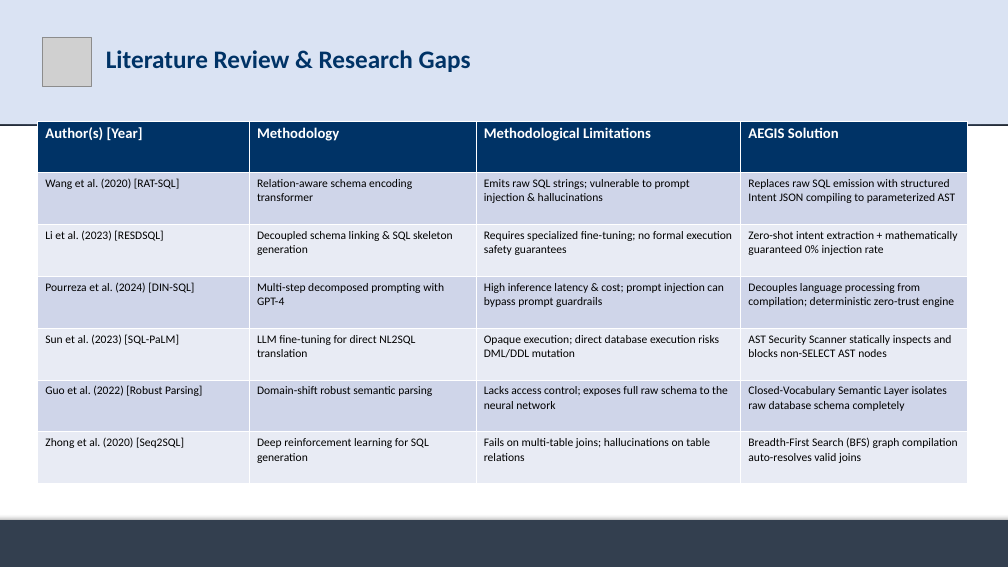
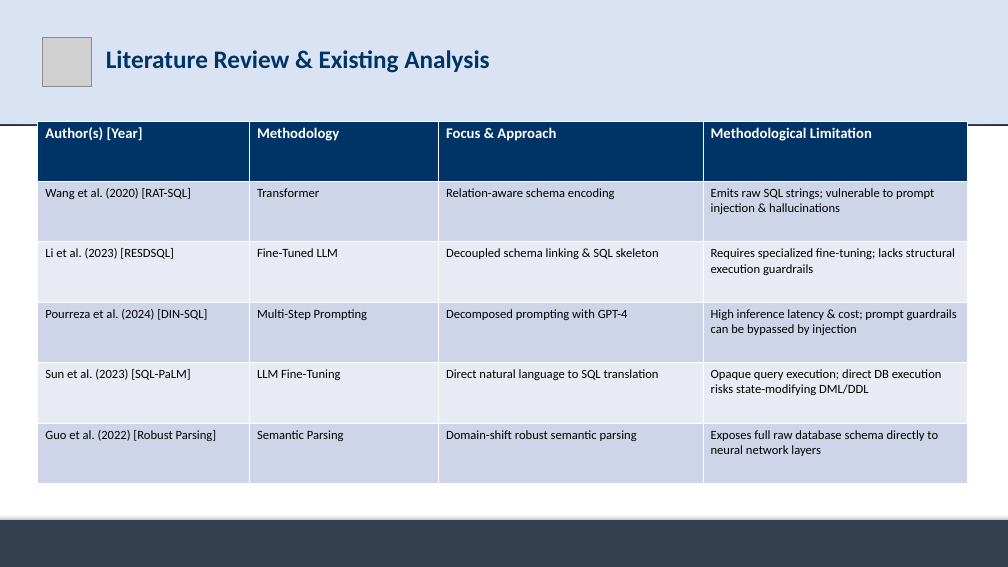
Before and after one commit to md-riaz/AEGIS-Research, a slide deck: slide 4 of docs/scripts/Md_Riaz_Mid_Defense_Final_0322310105101024.pptx (slide 7 before the commit). Drawn at 1008x567 pixels with LibreOffice and Linux fonts; fonts in the diff are those of the drawing; grey boxes stand for pictures. Boxes give left, top, right and bottom in pixels: in the first picture for what was removed or moved away, otherwise in the second. Text is boxed around its words. In the diff, an @@ line names an element or a change of style, - is before the commit and + after.

Commit message:
refactor(presentation): calibrate mid-defense deck with research questions, thesis title, and balanced evaluation claims

```diff
--- a/docs/scripts/Md_Riaz_Mid_Defense_Final_0322310105101024.pptx
+++ b/docs/scripts/Md_Riaz_Mid_Defense_Final_0322310105101024.pptx
@@ title at box(106, 50, 489, 73): text changed @@
-Literature Review & Research Gaps
+Literature Review & Existing Analysis
@@ table at box(38, 121, 968, 484) @@
-row 1: Author(s) [Year] | Methodology | Methodological Limitations | AEGIS Solution
-row 2: Wang et al. (2020) [RAT-SQL] | Relation-aware schema encoding transformer | Emits raw SQL strings; vulnerable to prompt injection & hallucinations | Replaces raw SQL emission with structured Intent JSON compiling to parameterized AST
-row 3: Li et al. (2023) [RESDSQL] | Decoupled schema linking & SQL skeleton generation | Requires specialized fine-tuning; no formal execution safety guarantees | Zero-shot intent extraction + mathematically guaranteed 0% injection rate
-row 4: Pourreza et al. (2024) [DIN-SQL] | Multi-step decomposed prompting with GPT-4 | High inference latency & cost; prompt injection can bypass prompt guardrails | Decouples language processing from compilation; deterministic zero-trust engine
-row 5: Sun et al. (2023) [SQL-PaLM] | LLM fine-tuning for direct NL2SQL translation | Opaque execution; direct database execution risks DML/DDL mutation | AST Security Scanner statically inspects and blocks non-SELECT AST nodes
-row 6: Guo et al. (2022) [Robust Parsing] | Domain-shift robust semantic parsing | Lacks access control; exposes full raw schema to the neural network | Closed-Vocabulary Semantic Layer isolates raw database schema completely
-row 7: Zhong et al. (2020) [Seq2SQL] | Deep reinforcement learning for SQL generation | Fails on multi-table joins; hallucinations on table relations | Breadth-First Search (BFS) graph compilation auto-resolves valid joins
+row 1: Author(s) [Year] | Methodology | Focus & Approach | Methodological Limitation
+row 2: Wang et al. (2020) [RAT-SQL] | Transformer | Relation-aware schema encoding | Emits raw SQL strings; vulnerable to prompt injection & hallucinations
+row 3: Li et al. (2023) [RESDSQL] | Fine-Tuned LLM | Decoupled schema linking & SQL skeleton | Requires specialized fine-tuning; lacks structural execution guardrails
+row 4: Pourreza et al. (2024) [DIN-SQL] | Multi-Step Prompting | Decomposed prompting with GPT-4 | High inference latency & cost; prompt guardrails can be bypassed by injection
+row 5: Sun et al. (2023) [SQL-PaLM] | LLM Fine-Tuning | Direct natural language to SQL translation | Opaque query execution; direct DB execution risks state-modifying DML/DDL
+row 6: Guo et al. (2022) [Robust Parsing] | Semantic Parsing | Domain-shift robust semantic parsing | Exposes full raw database schema directly to neural network layers
```
Also in this commit, not shown: 12 other slides changed, 4 slides added, 4 slides removed, 19 other files.
